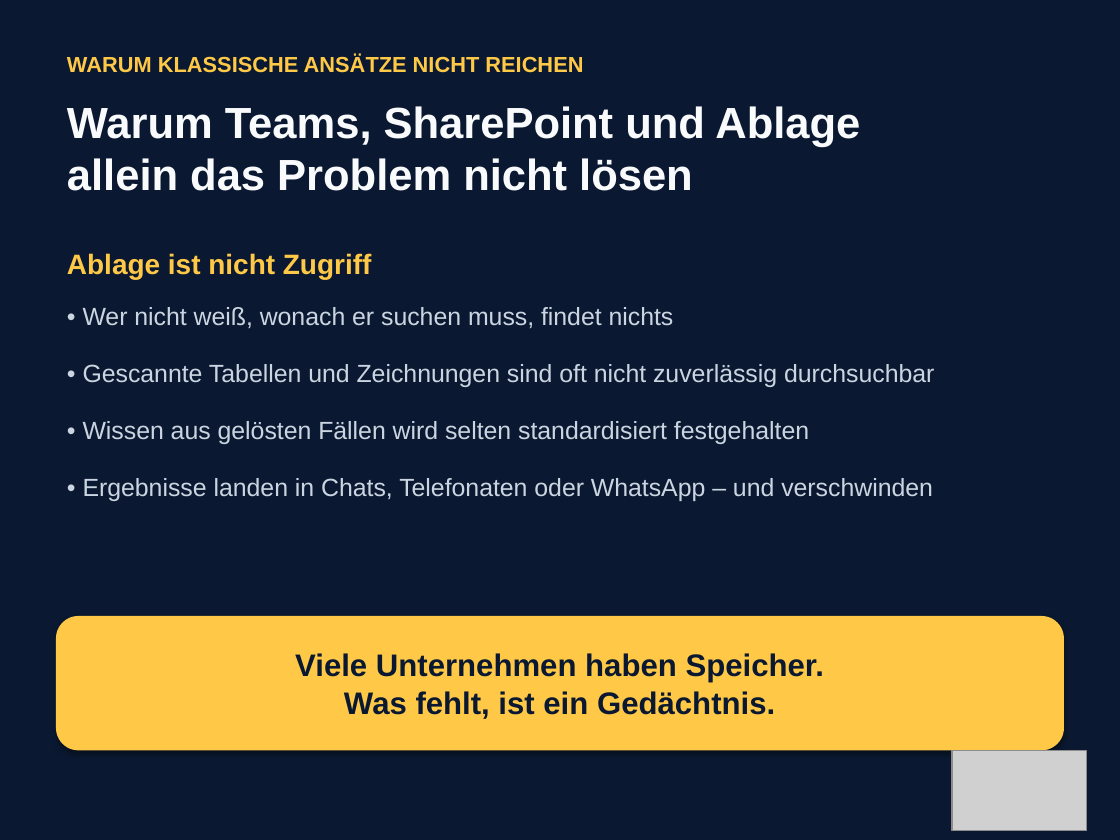
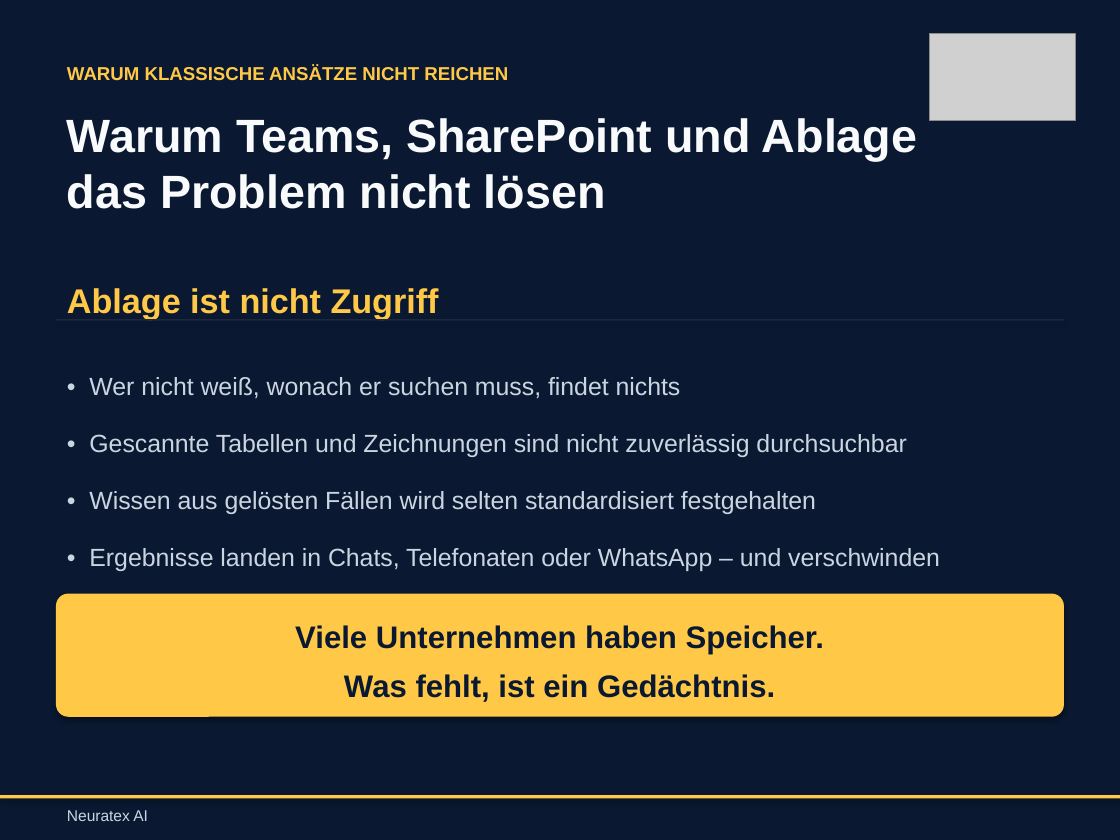
Before and after one commit to philxnovatex/ki-beratung_website, a slide deck: slide 4 of presentations/Neuratex_AI_Praesentation.pptx. Drawn at 1120x840 pixels with LibreOffice and Linux fonts; fonts in the diff are those of the drawing; grey boxes stand for pictures. Boxes give left, top, right and bottom in pixels: in the first picture for what was removed or moved away, otherwise in the second. Text is boxed around its words. In the diff, an @@ line names an element or a change of style, - is before the commit and + after.

```diff
--- a/presentations/Neuratex_AI_Praesentation.pptx
+++ b/presentations/Neuratex_AI_Praesentation.pptx
@@ text "WARUM KLASSISCHE ANSÄTZE NICHT REICHEN" moved from (x1=67, y1=54, x2=583, y2=73) to (x1=67, y1=65, x2=508, y2=81) @@
@@ text "WARUM KLASSISCHE ANSÄTZE NICHT REICHEN" at (x1=67, y1=65, x2=508, y2=81): size 14 to 12 pt @@
@@ picture resized from (x1=952, y1=750, x2=1086, y2=831) to (x1=930, y1=34, x2=1075, y2=121) @@
@@ text at (x1=67, y1=118, x2=917, y2=209): text changed; size 28 to 30 pt @@
-Warum Teams, SharePoint und Ablage
-allein das Problem nicht lösen
+Warum Teams, SharePoint und Ablage
+das Problem nicht lösen
@@ text "Ablage ist nicht Zugriff" moved from (x1=67, y1=253, x2=372, y2=279) to (x1=67, y1=288, x2=439, y2=319) @@
@@ text "Ablage ist nicht Zugriff" at (x1=67, y1=288, x2=439, y2=319): size 18 to 22 pt; line spacing 1.5 to 1.4 @@
@@ rectangle added at (x1=56, y1=319, x2=1064, y2=320), fill #1E293B @@
@@ text "• Wer nicht weiß, wonach ..." moved from (x1=83, y1=307, x2=934, y2=501) to (x1=89, y1=377, x2=940, y2=571) @@
@@ text at (x1=89, y1=377, x2=940, y2=571): line spacing 1.5 to 1.6; less space between paragraphs @@
@@ text at (x1=89, y1=434, x2=906, y2=457): text changed @@
-• Gescannte Tabellen und Zeichnungen sind oft nicht zuverlässig durchsuchbar
+• Gescannte Tabellen und Zeichnungen sind nicht zuverlässig durchsuchbar
@@ rounded rectangle "Viele Unternehmen haben Speicher. Was ..." resized from (x1=56, y1=616, x2=1064, y2=750) to (x1=56, y1=594, x2=1064, y2=717) @@
@@ rounded rectangle "Viele Unternehmen haben Speicher. Was ..." at (x1=56, y1=594, x2=1064, y2=717): line spacing 1 to 1.3; less space between paragraphs; proportions changed @@
@@ rectangle added at (x1=0, y1=795, x2=1120, y2=799), fill #FFC947 @@
@@ text added at (x1=67, y1=810, x2=148, y2=821), 10 pt, text #CBD5E1 @@
+Neuratex AI
```
Also in this commit, not shown: 14 other slides changed, 1 other file.
